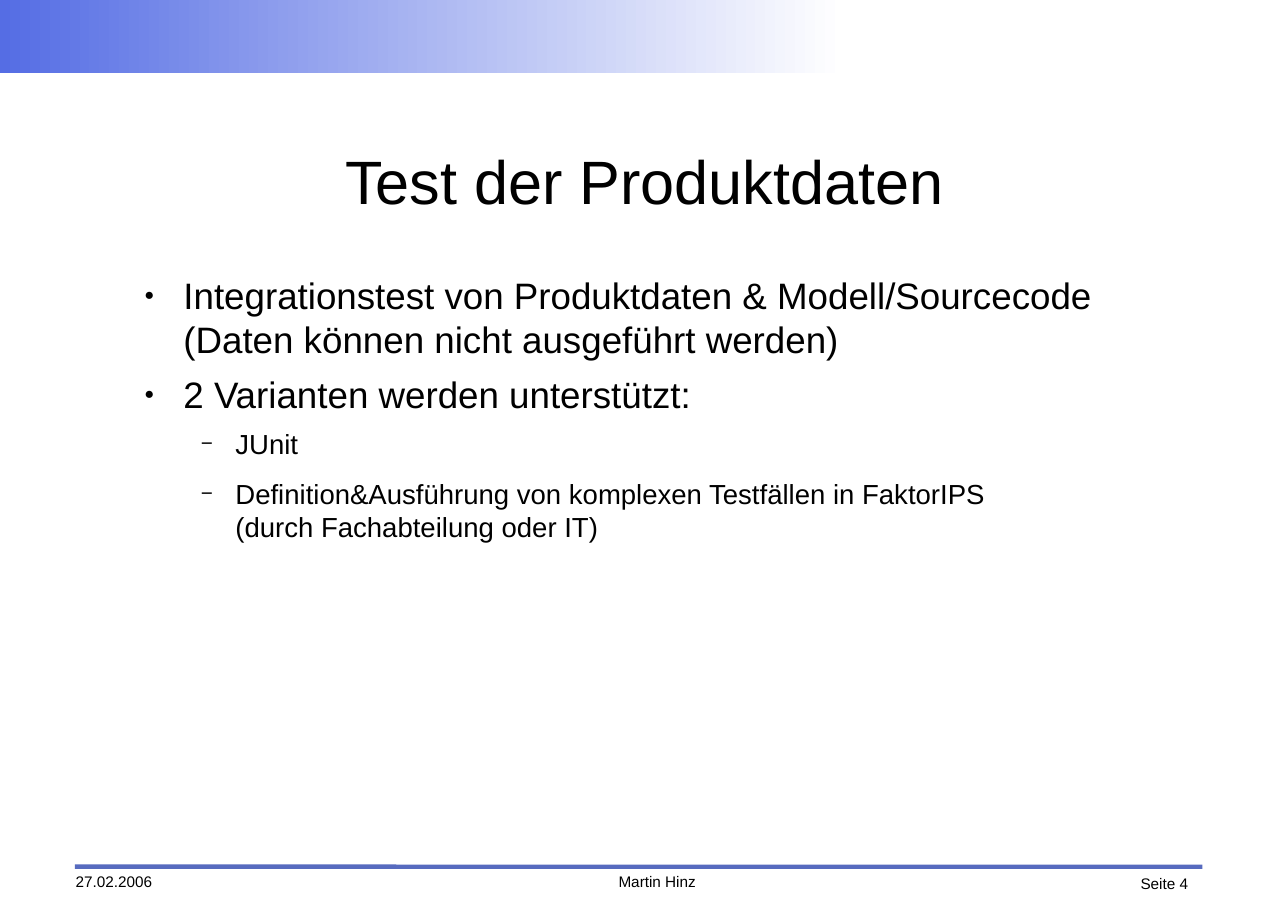
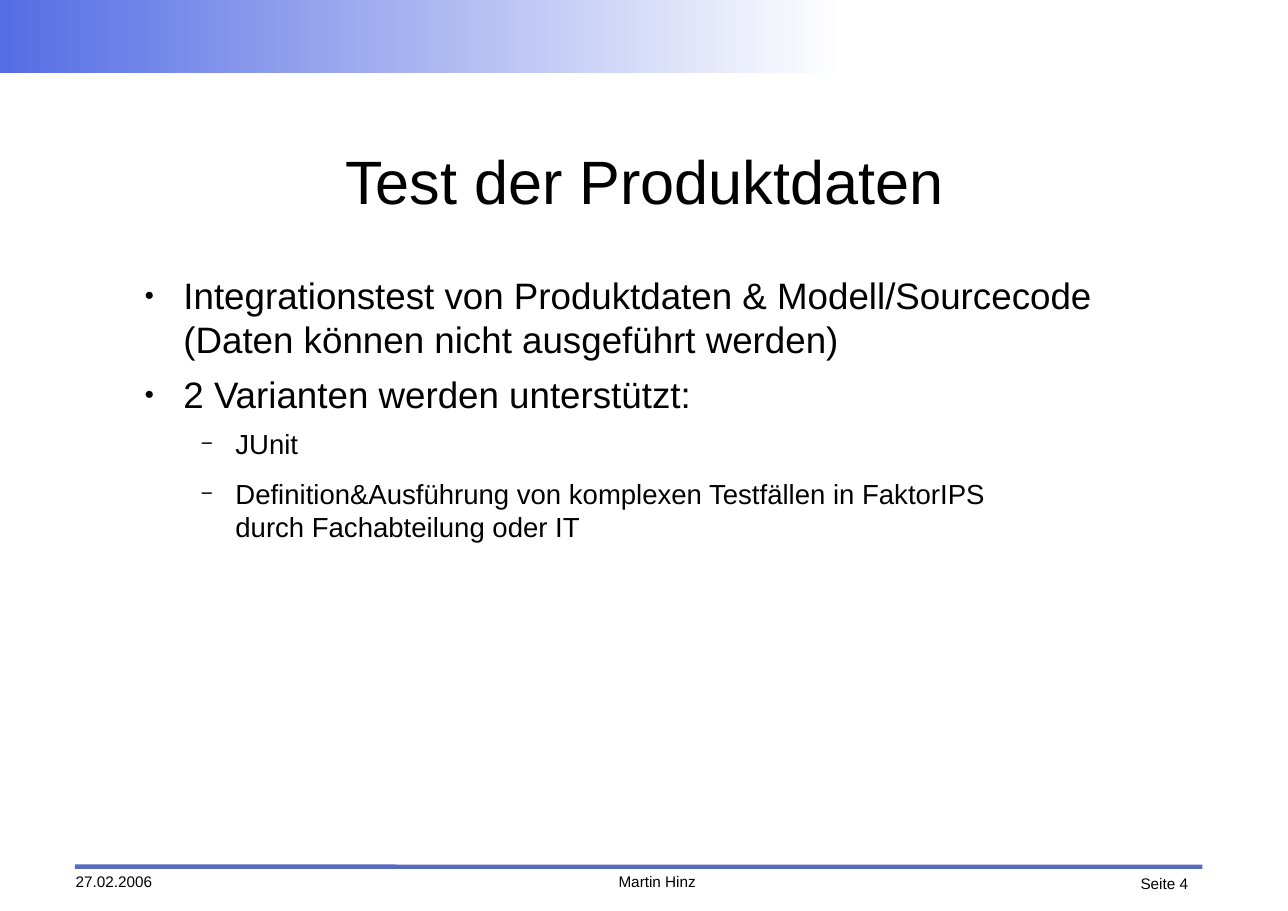
Before and after one commit to faktorips/faktorips.base, a slide deck: slide 4 of org.faktorips.doc/presentations/FaktorIPS-Testunterstuetzung.odp. Drawn at 1288x911 pixels with LibreOffice and Linux fonts; fonts in the diff are those of the drawing; background and template pictures are left out. Boxes give left, top, right and bottom in pixels: in the first picture for what was removed or moved away, otherwise in the second. Text is boxed around its words. In the diff, an @@ line names an element or a change of style, - is before the commit and + after.

```diff
--- a/org.faktorips.doc/presentations/FaktorIPS-Testunterstuetzung.odp
+++ b/org.faktorips.doc/presentations/FaktorIPS-Testunterstuetzung.odp
@@ text at [235, 484, 984, 543]: text changed @@
-  − Definition&Ausführung von komplexen Testfällen in FaktorIPS
-    (durch Fachabteilung oder IT)
+  − Definition&Ausführung von komplexen Testfällen in FaktorIPS
+    durch Fachabteilung oder IT
```
Also in this commit, not shown: 1 other slide changed, 1 slide removed, 2 other files.
